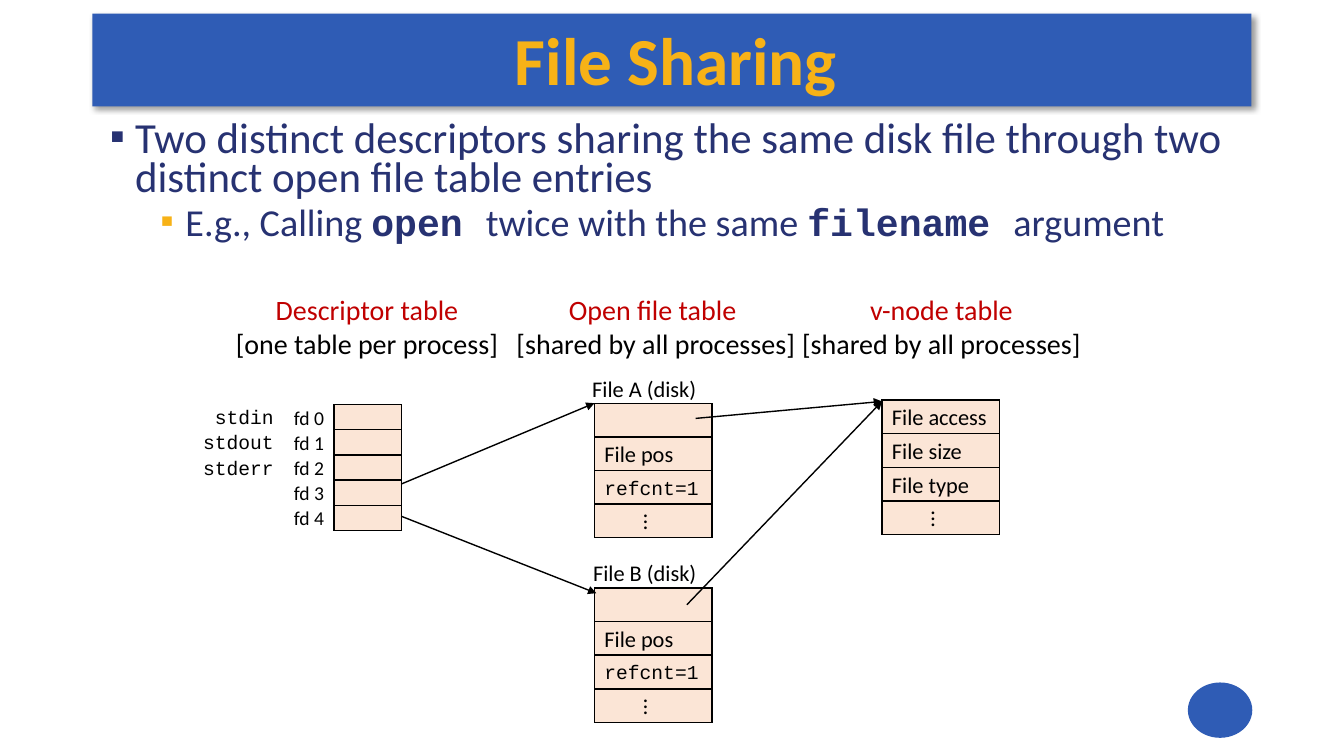
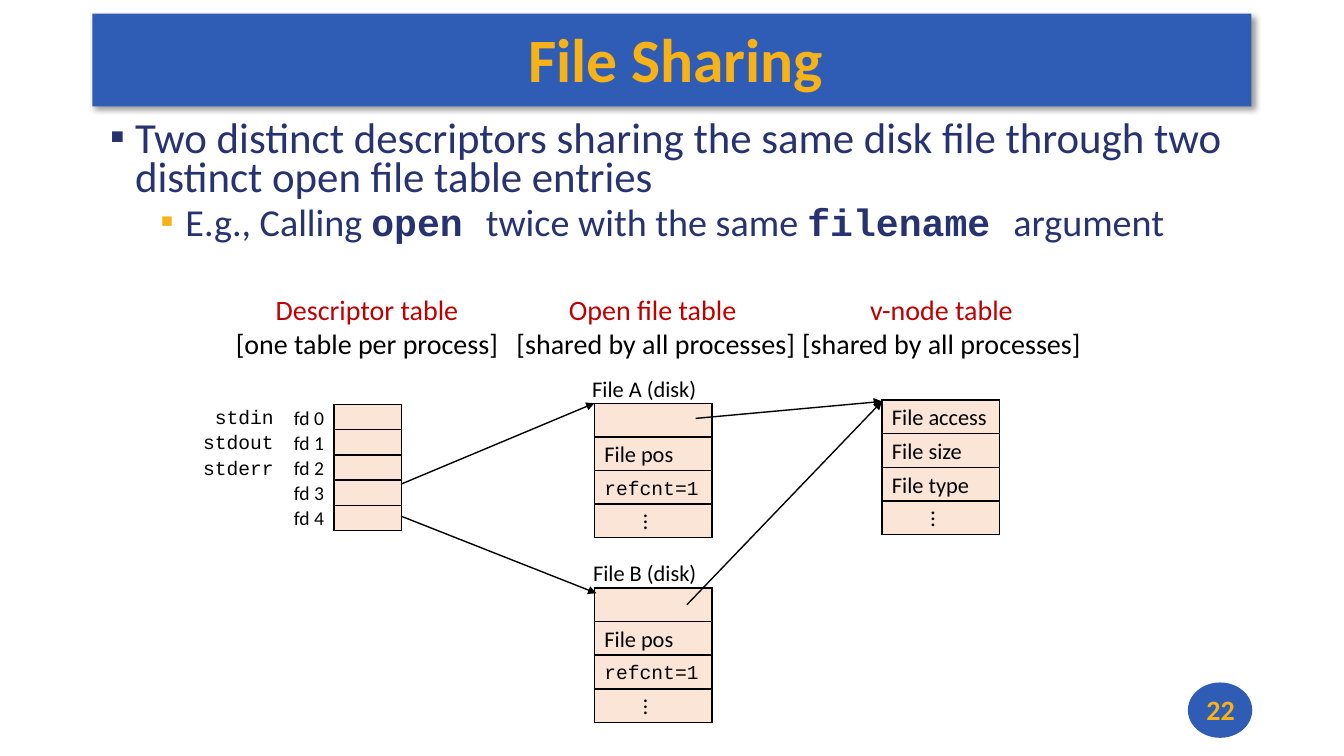
Before and after one commit to andrewt0301/hse-acos-course, a slide deck: slide 22 of docs/part2os/07_Synch/OS_Lecture_07.pptx. Drawn at 1344x756 pixels with LibreOffice and Linux fonts; fonts in the diff are those of the drawing. Boxes give left, top, right and bottom in pixels: in the first picture for what was removed or moved away, otherwise in the second. Text is boxed around its words. In the diff, an @@ line names an element or a change of style, - is before the commit and + after.

```diff
--- a/docs/part2os/07_Synch/OS_Lecture_07.pptx
+++ b/docs/part2os/07_Synch/OS_Lecture_07.pptx
@@ title "File Sharing" at <box>528,38,823,93</box>: size 48 to 44 pt @@
@@ page number added at <box>1206,701,1234,720</box>, 20 pt, text #F7B217, bold @@
+22
```
Also in this commit, not shown: 38 other slides changed, 1 other file.
